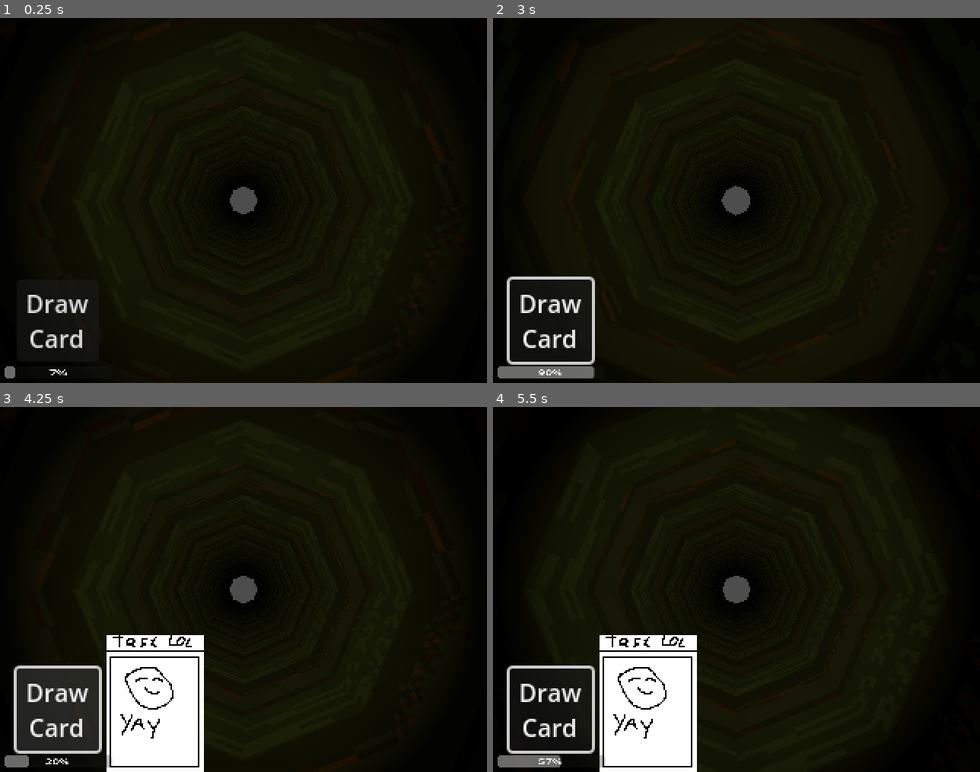
Above: before the commit, frames 1-4 (two rows, left to right).
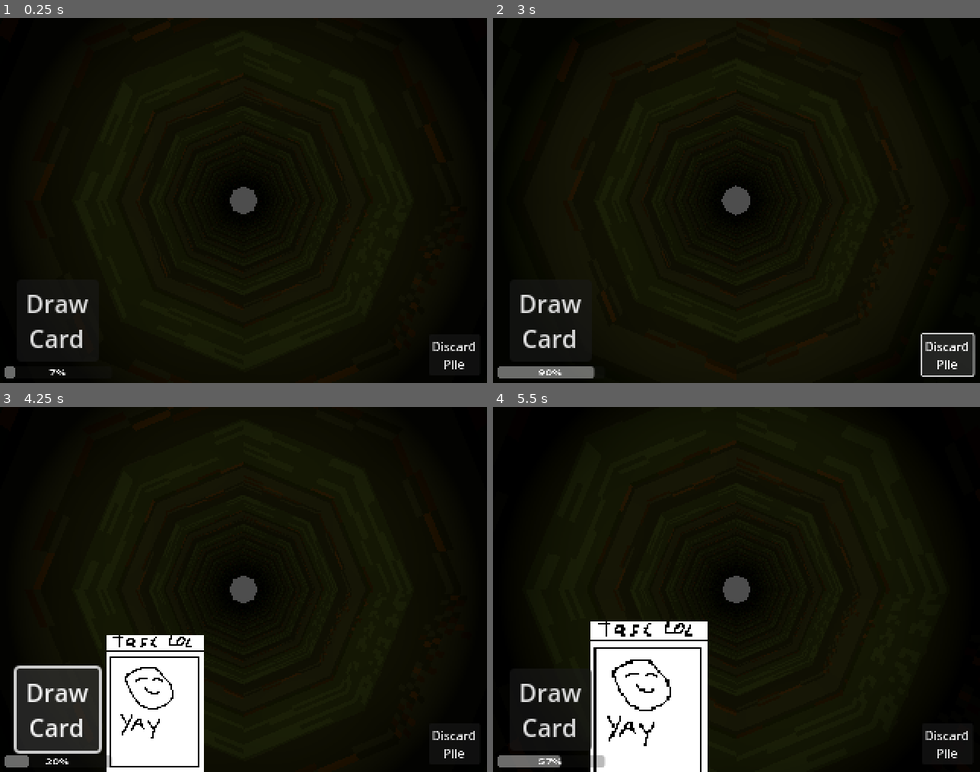
Above: after the commit, the same moments.

Repository: SoulPixelIV/arceus-century
Game: Godot game, scene res://scene.tscn
Same seed, same stepped clock (60 frames per second), same inputs: the game is played once before the commit and once after it.
Inputs (mouse positions are in pixels of both pictures, inside the frame that each line leads up to):
- Up to frame 1 (0.25 s): no input
- Up to frame 2 (3 s): click (945, 353) at 0.5 s, where only the run after the commit has a clickable "Discard Pile"; click "Draw Card" at 1.25 s; click "Draw Card" at 2 s; click (945, 353) at 2.75 s, where only the run after the commit has a clickable "Discard Pile"
- Up to frame 3 (4.25 s): click "Draw Card" at 3.5 s
- Up to frame 4 (5.5 s): click (648, 702) at 4.27 s; click (648, 702) at 5.02 s

The runs differ from the first frame. In frame 1, 0.2% of the frame differs, in the area x 10-98%, y 88-98%; in frame 2, 1.9%; in frame 3, 0.2%; in frame 4, 3.9%, in the area x 2-98%, y 58-100%.

Commit message:
Cards are now hoverable

Diff:
--- a/Scenes/card.tscn
+++ b/Scenes/card.tscn
@@ -1,10 +1,15 @@
-[gd_scene load_steps=2 format=3 uid="uid://clm6rvkn8i8xy"]
+[gd_scene load_steps=3 format=3 uid="uid://clm6rvkn8i8xy"]
 
 [ext_resource type="Texture2D" uid="uid://dfb0l5icu53f0" path="res://Textures/cardTest.png" id="1_0qqmn"]
+[ext_resource type="Script" uid="uid://chpljbacrmsgy" path="res://Scripts/card.gd" id="2_wf8id"]
 
-[node name="Card" type="TextureRect"]
+[node name="Card" type="TextureButton"]
 offset_left = 121.0
 offset_top = 149.0
 offset_right = 185.0
 offset_bottom = 239.0
-texture = ExtResource("1_0qqmn")
+texture_normal = ExtResource("1_0qqmn")
+script = ExtResource("2_wf8id")
+
+[connection signal="mouse_entered" from="." to="." method="_on_mouse_entered"]
+[connection signal="mouse_exited" from="." to="." method="_on_mouse_exited"]
--- a/Scenes/card_ui.tscn
+++ b/Scenes/card_ui.tscn
@@ -56,4 +56,19 @@
 offset_bottom = 34.52
 scale = Vector2(0.5, 0.3)
 
+[node name="DiscardPileButton" type="Button" parent="."]
+layout_mode = 1
+anchors_preset = -1
+anchor_left = 7.469
+anchor_top = 5.537
+anchor_right = 7.469
+anchor_bottom = 5.537
+offset_left = -16.76
+offset_top = -13.48
+offset_right = 50.24
+offset_bottom = 40.52
+scale = Vector2(0.5, 0.5)
+text = "Discard
+Pile"
+
 [connection signal="pressed" from="DrawCardButton" to="." method="_on_draw_card_button_pressed"]
--- /dev/null
+++ b/Scripts/card.gd
@@ -0,0 +1,10 @@
+extends TextureButton
+
+func _ready() -> void:
+	pivot_offset = size / 2
+
+func _on_mouse_entered() -> void:
+	scale = Vector2(1.2, 1.2)
+
+func _on_mouse_exited() -> void:
+	scale = Vector2(1, 1)
--- a/Scripts/card_ui.gd
+++ b/Scripts/card_ui.gd
@@ -7,6 +7,9 @@
 var card = preload("res://Scenes/card.tscn")
 @onready var card_container = $CardContainer
 @onready var timer_bar = $TimerBar
+
+func _ready() -> void:
+	timer_bar.value = 0
 
 func _process(delta: float) -> void:
 	if timer_bar.value < 100:
Not shown, added: Scripts/card.gd.uid
